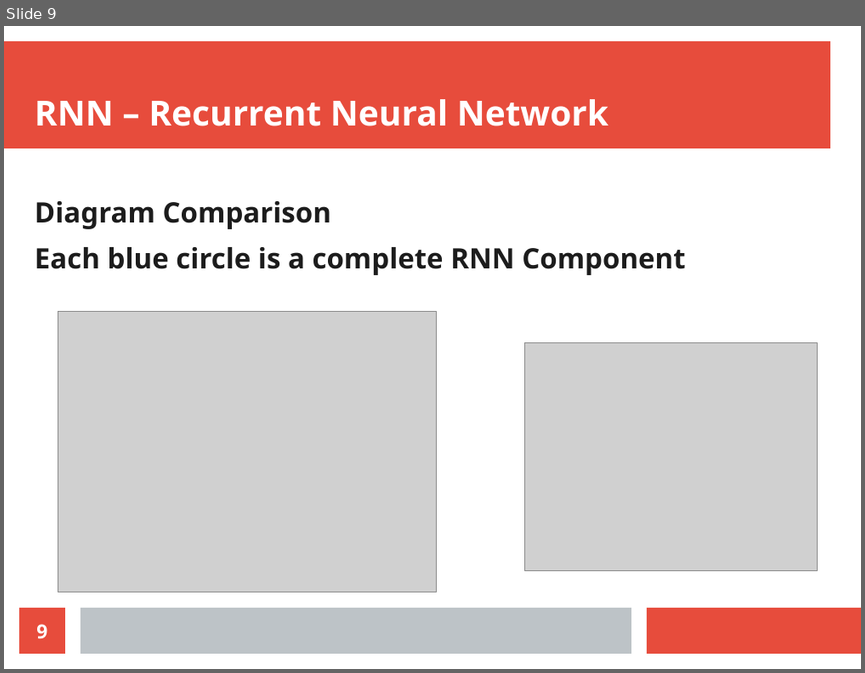
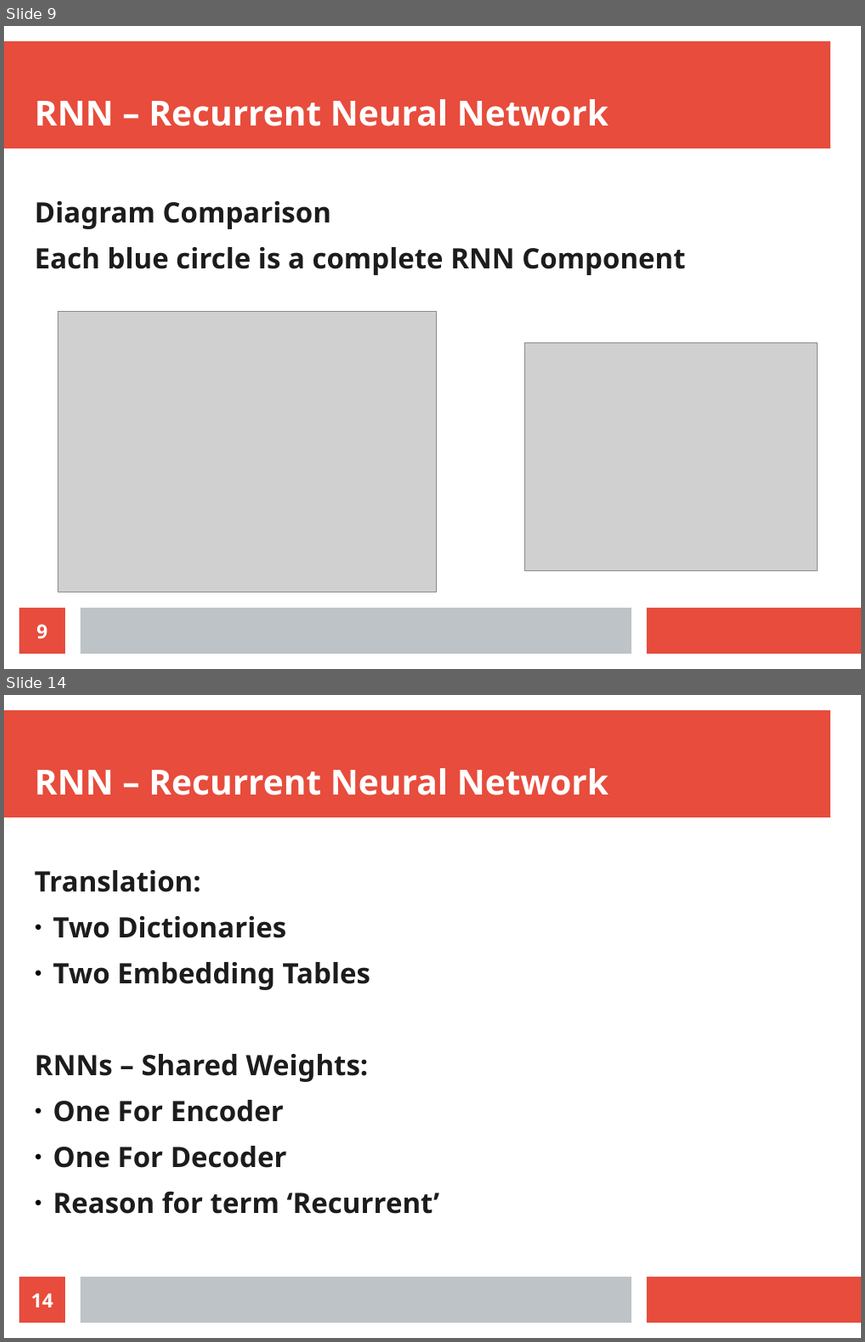
Before and after one commit to radiodee1/liebman_spring20, a slide deck: pdf/thesis_presentation.odp. Shown one above the other, each under a label of ours: slide 9 before the commit, slides 9 and 14 after it; the slides between them are not shown. The pictures are 865x673 and 865x1342 pixels, drawn with LibreOffice and Linux fonts; fonts in the diff are those of the drawing; grey boxes stand for pictures. Boxes give left, top, right and bottom in pixels: in the first picture for what was removed or moved away, otherwise in the second. Text is boxed around its words. In the diff, an @@ line names an element or a change of style, - is before the commit and + after.

```diff
--- a/pdf/thesis_presentation.odp
+++ b/pdf/thesis_presentation.odp
@@ slide 14 added at [4, 695, 861, 1338], background #FFFFFF; not listed: 3 template elements that a slide beside it also shows @@
@@ title added at [35, 768, 608, 795], 32 pt, text #FFFFFF, bold @@
+RNN – Recurrent Neural Network
@@ text added at [35, 870, 440, 1213], 26 pt, text #1C1C1C, bold @@
+Translation:
+● Two Dictionaries
+● Two Embedding Tables
+RNNs – Shared Weights:
+● One For Encoder
+● One For Decoder
+● Reason for term ‘Recurrent’
@@ page number added at [19, 1276, 65, 1322], fill #E74C3C, 18 pt, text #FFFFFF, bold @@
+14
```
Also in this commit, not shown: 7 other slides added, 2 other files.
